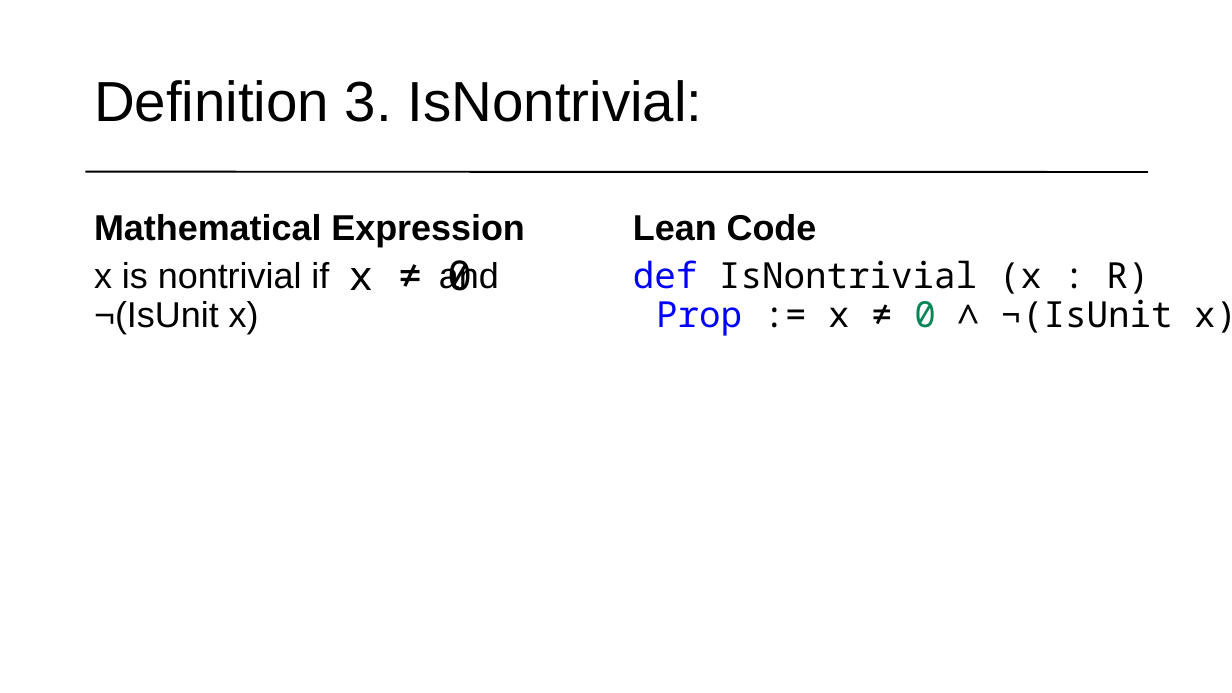
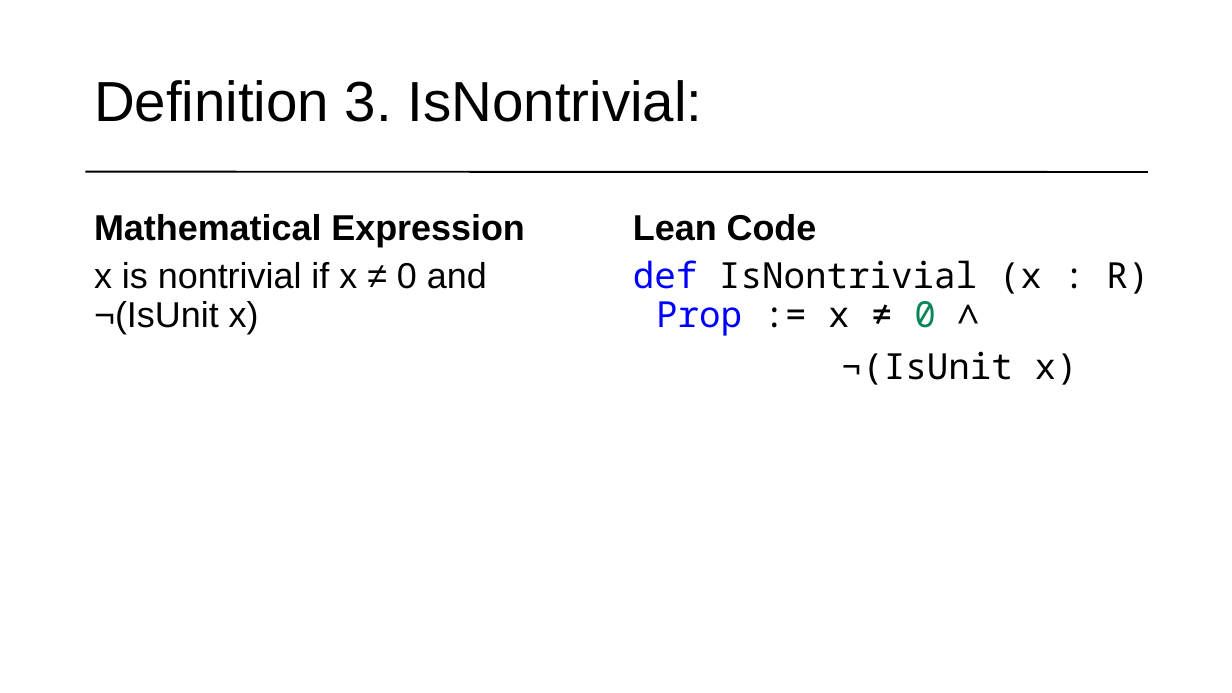
Before and after one commit to matematiflo/CompAssistedMath2024, a slide deck: slide 6 of Lean/Projects/06. Divisibility in rings (Algebra 1)/powerpoint/Lean Präsentation version 08.07.pptx. Drawn at 1232x693 pixels with LibreOffice and Linux fonts; fonts in the diff are those of the drawing. Boxes give left, top, right and bottom in pixels: in the first picture for what was removed or moved away, otherwise in the second. Text is boxed around its words. In the diff, an @@ line names an element or a change of style, - is before the commit and + after.

```diff
--- a/Lean/Projects/06. Divisibility in rings (Algebra 1)/powerpoint/Lean Präsentation version 08.07.pptx
+++ b/Lean/Projects/06. Divisibility in rings (Algebra 1)/powerpoint/Lean Präsentation version 08.07.pptx
@@ text at [94, 262, 487, 334]: text changed @@
-x is nontrivial if and ¬(IsUnit x)
+x is nontrivial if x ≠ 0 and ¬(IsUnit x)
@@ text removed at [349, 260, 472, 291] @@
-x ≠ 0
@@ text at [633, 260, 1149, 385]: text changed @@
-def IsNontrivial (x : R) Prop := x ≠ 0 ∧ ¬(IsUnit x)
+def IsNontrivial (x : R) Prop := x ≠ 0 ∧
+¬(IsUnit x)
```
Also in this commit, not shown: 8 other slides changed, 2 other files.
